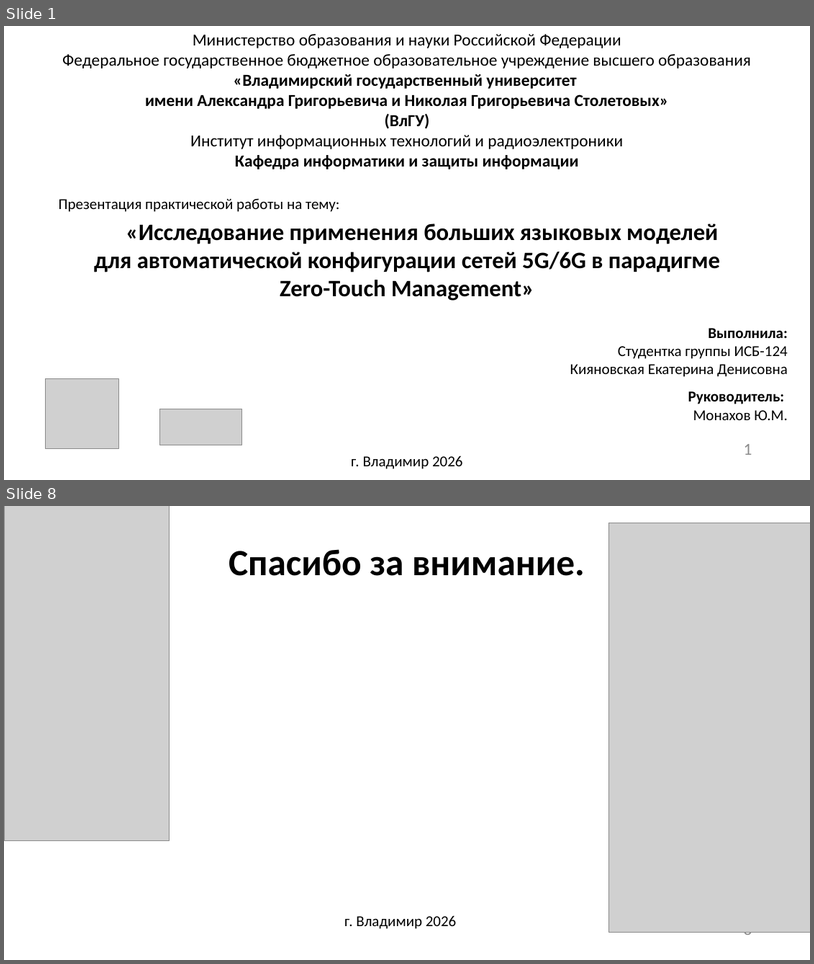
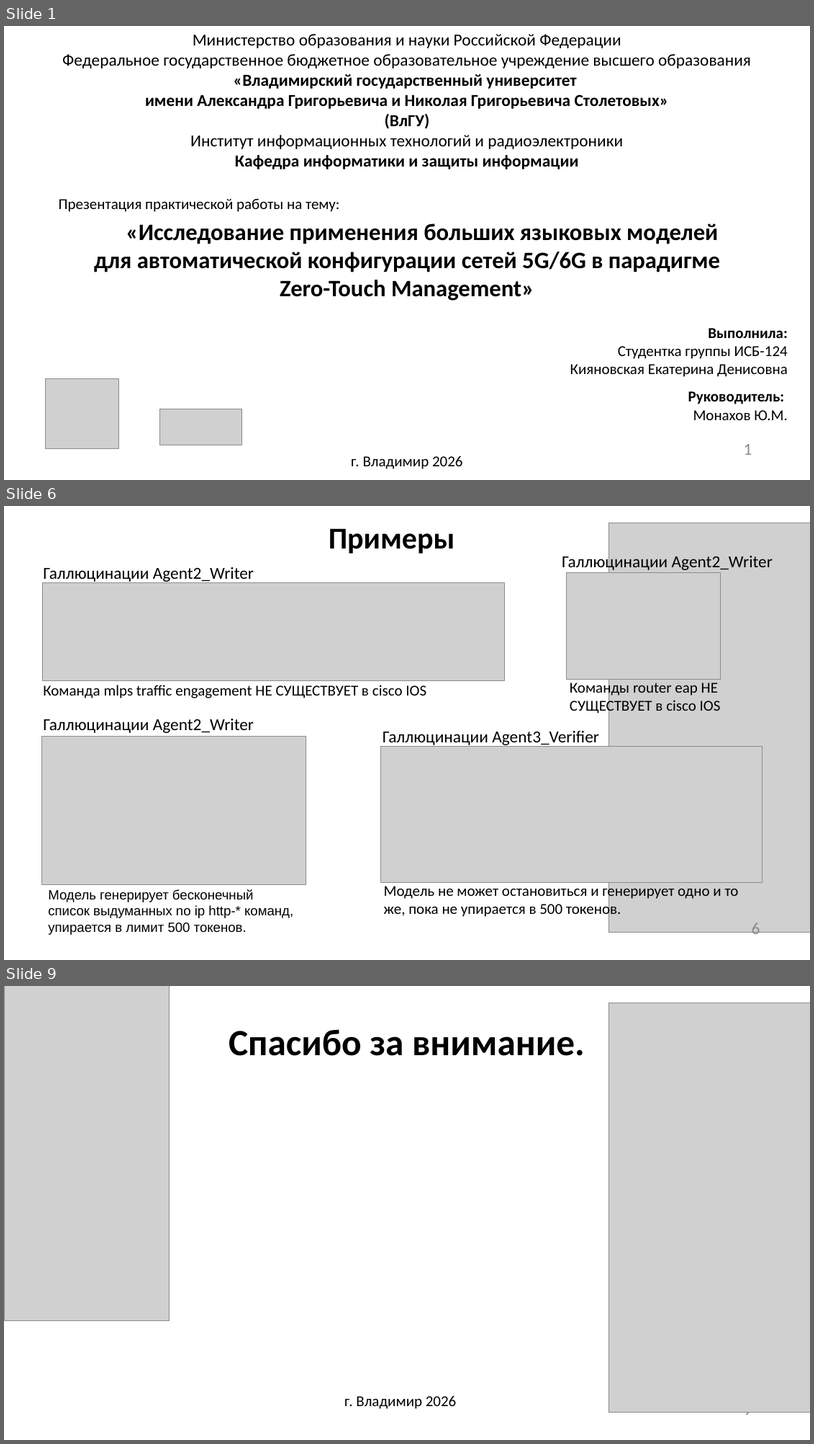
Before and after one commit to Katarsis435/Zero-Touch-Management, a slide deck: презентация.pptx. Shown one above the other, each under a label of ours: slides 1 and 8 before the commit, slides 1, 6 and 9 after it; the slides between them are not shown. The pictures are 814x964 and 814x1444 pixels, drawn with LibreOffice and Linux fonts; fonts in the diff are those of the drawing; grey boxes stand for pictures; background and template pictures are left out. Boxes give left, top, right and bottom in pixels: in the first picture for what was removed or moved away, otherwise in the second. Text is boxed around its words. In the diff, an @@ line names an element or a change of style, - is before the commit and + after.

```diff
--- a/презентация.pptx
+++ b/презентация.pptx
@@ slide 6 added at box(4, 506, 810, 960), background picture (left out) @@
@@ picture added at box(609, 523, 810, 932) @@
@@ text added at box(329, 528, 455, 554), 36 pt, text #000000, bold @@
+Примеры
@@ text added at box(43, 567, 254, 583), 20 pt, text #000000 @@
+Галлюцинации Agent2_Writer
@@ text added at box(562, 554, 773, 572), 20 pt, text #000000 @@
+Галлюцинации Agent2_Writer
@@ picture added at box(42, 583, 505, 681) @@
@@ picture added at box(567, 572, 721, 679) @@
@@ text added at box(43, 685, 427, 698), 18 pt, text #000000 @@
+Команда mlps traffic engagement НЕ СУЩЕСТВУЕТ в cisco IOS
@@ text added at box(570, 680, 721, 716), 18 pt, text #000000 @@
+Команды router eap НЕ СУЩЕСТВУЕТ в cisco IOS
@@ text added at box(43, 718, 254, 733), 20 pt, text #000000 @@
+Галлюцинации Agent2_Writer
@@ picture added at box(41, 736, 306, 884) @@
@@ text added at box(383, 731, 599, 746), 20 pt, text #000000 @@
+Галлюцинации Agent3_Verifier
@@ picture added at box(381, 746, 763, 882) @@
@@ text added at box(48, 889, 293, 934), 16 pt, text #000000 @@
+Модель генерирует бесконечный список выдуманных no ip http-* команд, упирается в лимит 500 токенов.
@@ text added at box(384, 883, 739, 919), 18 pt, text #000000 @@
+Модель не может остановиться и генерирует одно и то же, пока не упирается в 500 токенов.
@@ page number added at box(752, 922, 761, 939), 20 pt, text #8C8C8C @@
+6
@@ what was slide 8 is now slide 9 @@
@@ page number at box(744, 1412, 753, 1419): text changed @@
-8
+9
```
Also in this commit, not shown: 6 other slides added, 6 slides removed.
